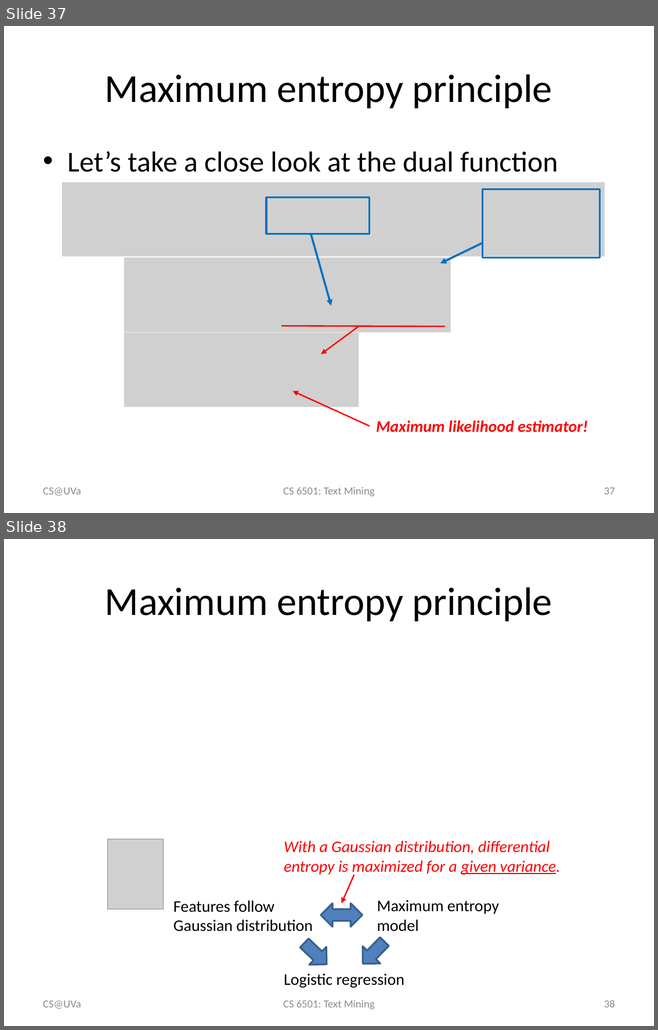
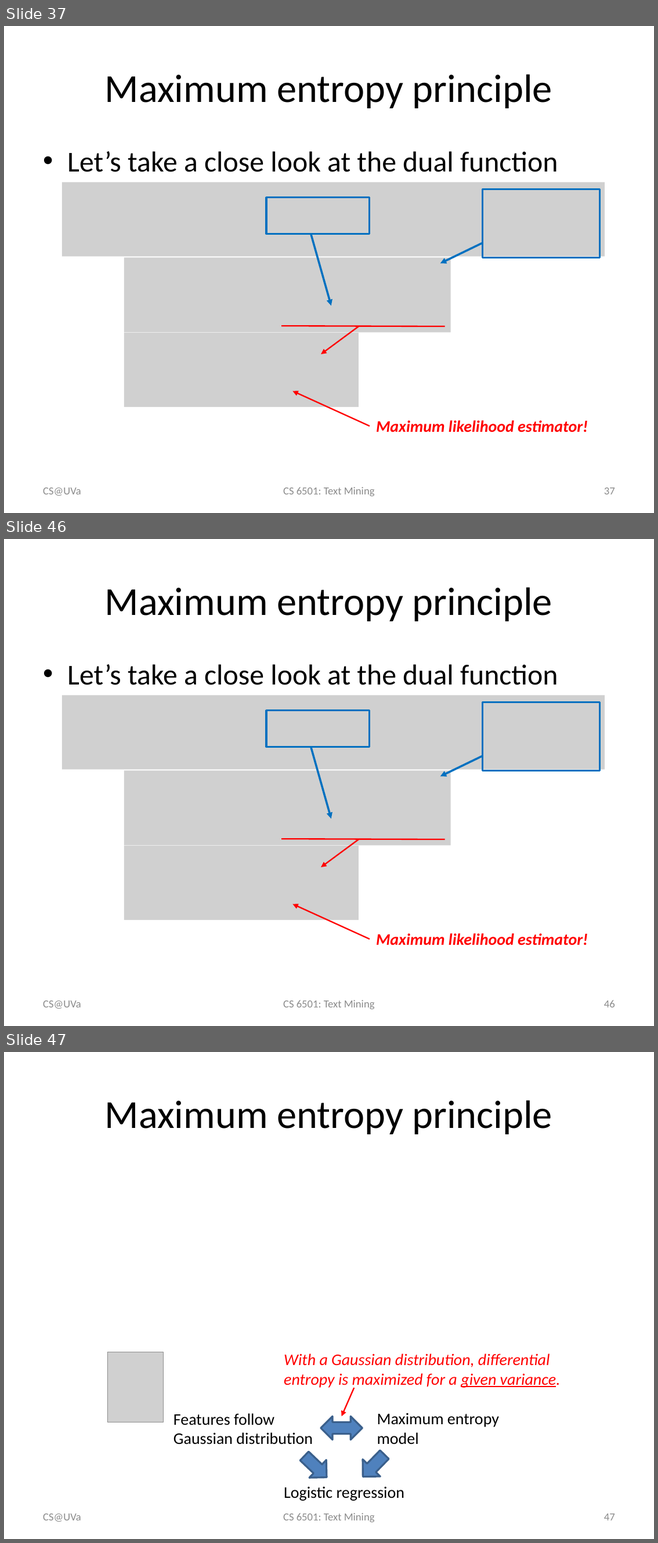
Before and after one commit to wang296/CS6501-Text-Mining, a slide deck: docs/Logistic Regression.pptx. Shown one above the other, each under a label of ours: slides 37 and 38 before the commit, slides 37, 46 and 47 after it; the slides between them are not shown. The pictures are 658x1030 and 658x1543 pixels, drawn with LibreOffice and Linux fonts; fonts in the diff are those of the drawing; grey boxes stand for pictures. Boxes give left, top, right and bottom in pixels: in the first picture for what was removed or moved away, otherwise in the second. Text is boxed around its words. In the diff, an @@ line names an element or a change of style, - is before the commit and + after.

```diff
--- a/docs/Logistic Regression.pptx
+++ b/docs/Logistic Regression.pptx
@@ slide 46 added at [4, 539, 654, 1026], background #FFFFFF @@
@@ title added at [105, 587, 552, 621], 44 pt, text #000000 @@
+Maximum entropy principle
@@ text added at [67, 664, 558, 685], 32 pt, text #000000 @@
+• Let’s take a close look at the dual function
@@ picture added at [62, 696, 604, 770] @@
@@ rectangle added at [266, 711, 370, 747], outline #0070C0 2 pt @@
@@ rectangle added at [482, 702, 599, 770], outline #0070C0 2 pt @@
@@ arrow added from (311, 747) to (331, 819), #0070C0 2.25 pt @@
@@ arrow added from (482, 756) to (440, 777), #0070C0 2.25 pt @@
@@ picture added at [124, 771, 451, 846] @@
@@ picture added at [124, 846, 359, 920] @@
@@ line added from (281, 839) to (444, 840), #FF0000 1.5 pt @@
@@ arrow added from (359, 840) to (321, 867), #FF0000 1.5 pt @@
@@ arrow added from (369, 939) to (292, 904), #FF0000 1.5 pt @@
@@ text added at [376, 933, 587, 946], 18 pt, text #FF0000, bold, italic @@
+Maximum likelihood estimator!
@@ text added at [43, 1001, 81, 1009], 12 pt, text #8C8C8C @@
+CS@UVa
@@ text added at [283, 1000, 375, 1009], 12 pt, text #8C8C8C @@
+CS 6501: Text Mining
@@ page number added at [604, 1000, 615, 1008], 12 pt, text #8C8C8C @@
+46
@@ what was slide 38 is now slide 47 @@
@@ page number at [604, 1514, 615, 1521]: text changed @@
-38
+47
```
Also in this commit, not shown: 3 slides changed, 10 other slides added, 2 other files.
